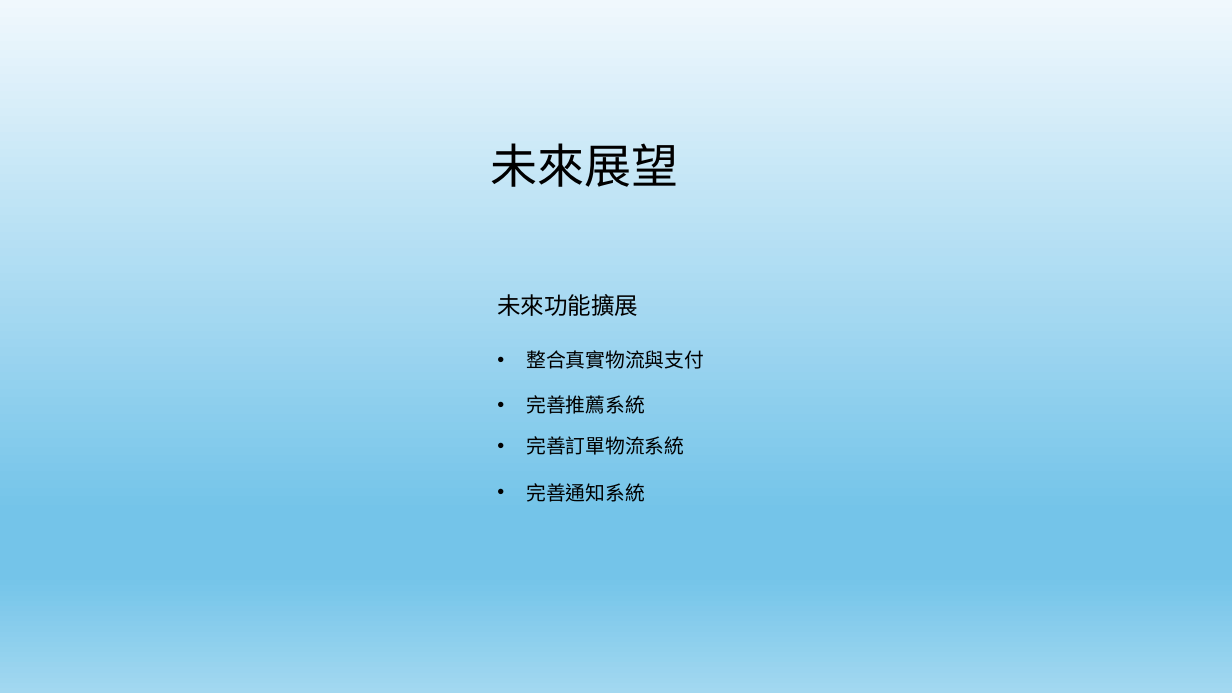
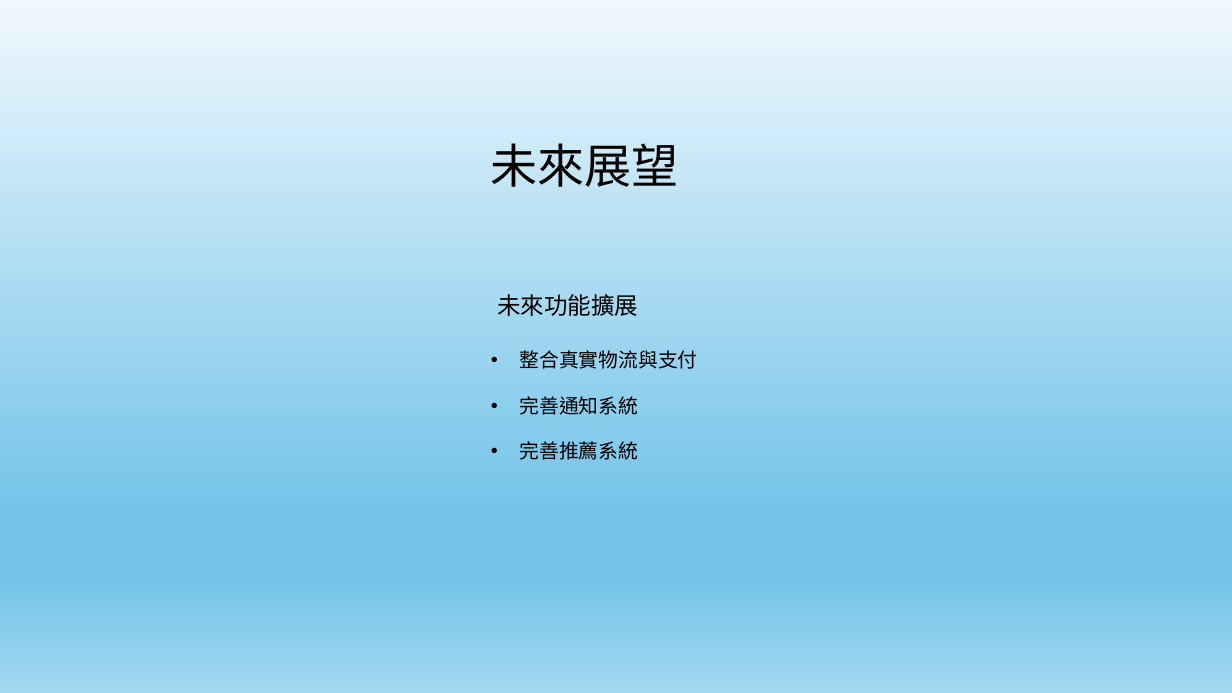
Before and after one commit to Balabababala/shoppingProject, a slide deck: slide 20 of 說明用工具/張允豪 購物網站 專題 ver.0.5.pptx. Drawn at 1232x693 pixels with LibreOffice and Linux fonts; fonts in the diff are those of the drawing. Boxes give left, top, right and bottom in pixels: in the first picture for what was removed or moved away, otherwise in the second. Text is boxed around its words. In the diff, an @@ line names an element or a change of style, - is before the commit and + after.

```diff
--- a/說明用工具/張允豪 購物網站 專題 ver.0.5.pptx
+++ b/說明用工具/張允豪 購物網站 專題 ver.0.5.pptx
@@ text "整合真實物流與支付": place and size @@
-text "整合真實物流與支付" at <box>526,350,704,369</box>
+text "整合真實物流與支付" at <box>520,350,698,369</box>
@@ text "完善通知系統": place and size @@
-text "完善通知系統" at <box>526,483,645,502</box>
+text "完善通知系統" at <box>520,396,639,415</box>
@@ text "完善推薦系統": place and size @@
-text "完善推薦系統" at <box>526,395,645,414</box>
+text "完善推薦系統" at <box>520,441,639,460</box>
@@ text removed at <box>526,436,684,455</box> @@
-• 完善訂單物流系統
```
Also in this commit, not shown: 3 other slides changed, 2 other files.
